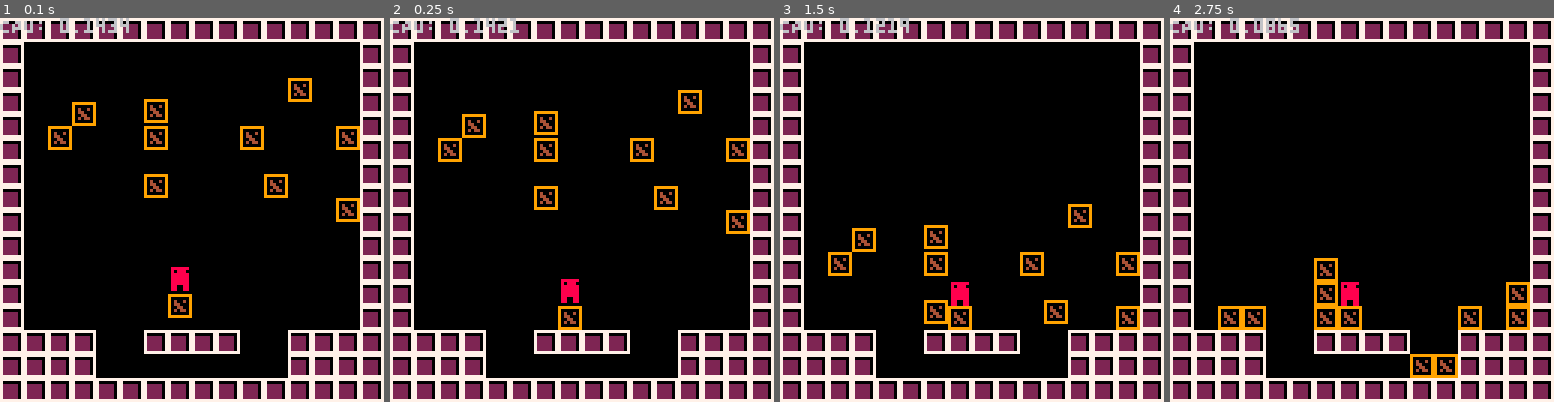
Above: before the commit, frames 1-4 (left to right).
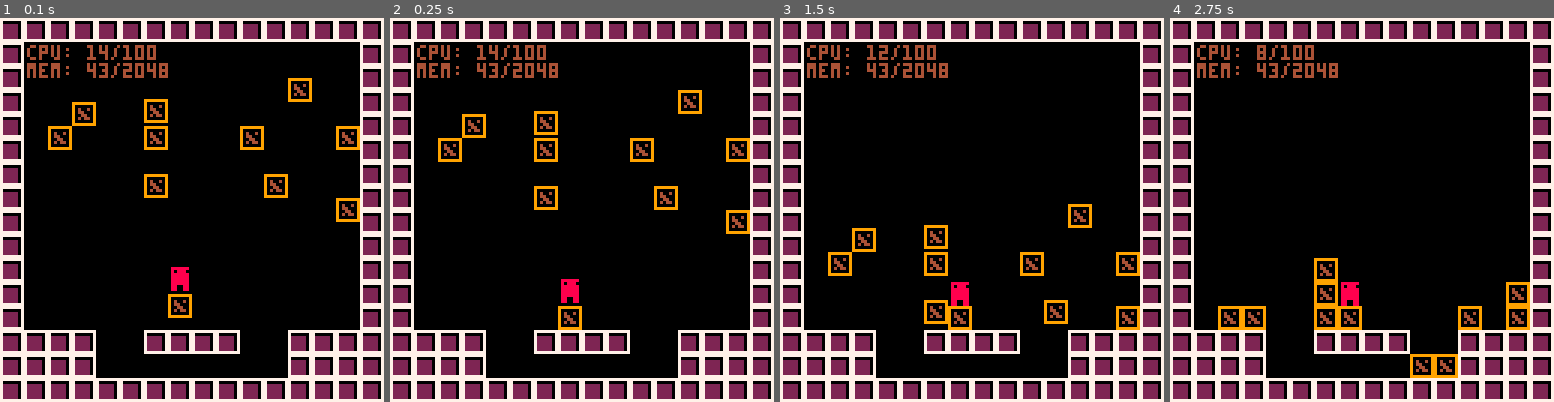
Above: after the commit, the same moments.

Repository: ExOK/Celeste2
Game: PICO-8 cartridge celeste2.p8
Two runs of this game, one before a commit and one after it. Both use one fixed random seed, a clock stepped at 60 frames per second and the inputs below.
Inputs:
- Up to frame 1 (0.1 s): no input
- Up to frame 2 (0.25 s): no input
- Up to frame 3 (1.5 s): no input
- Up to frame 4 (2.75 s): no input

The runs differ from the first frame. In frame 1, 1.6% of the frame differs, in the area x 0-44%, y 0-16%; in frame 2, 1.6%; in frame 3, 1.6%; in frame 4, 1.6%.

Commit message:
cpu/mem test

Diff:
--- a/celeste2.p8
+++ b/celeste2.p8
@@ -24,7 +24,8 @@
 		objects[i]:draw()
 	end
 
-	print("CPU: " .. stat(1))
+	print("cpu: " .. flr(stat(1) * 100) .. "/100", 9, 9, 4)
+	print("mem: " .. flr(stat(0)) .. "/2048", 9, 15, 4)
 end
 
 -->8
